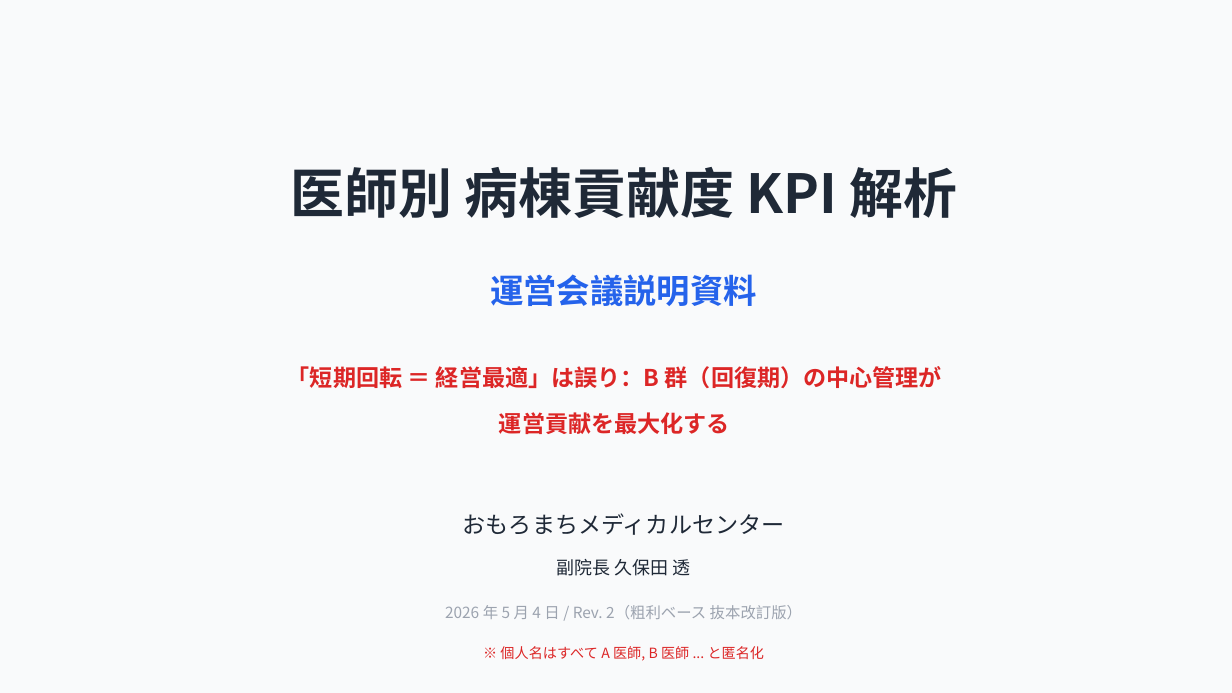
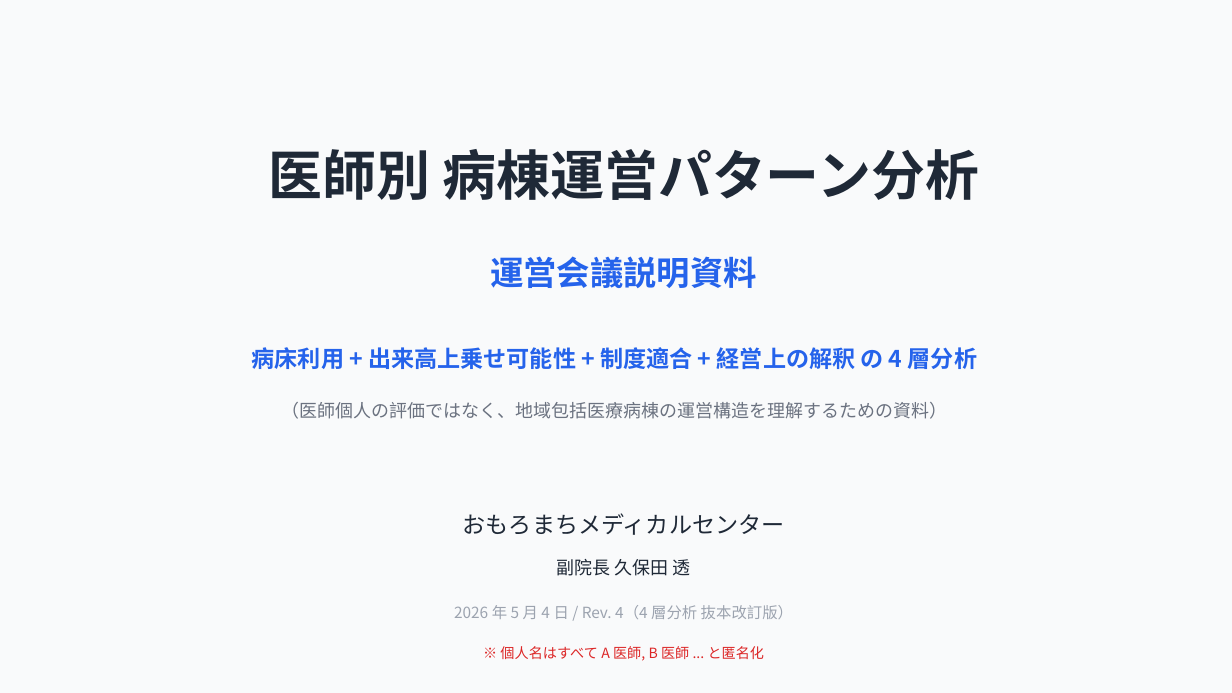
Before and after one commit to torukubota2023/bed-control-simulator, a slide deck: slide 1 of docs/admin/医師別KPI解析_運営会議プレゼン_2026-05-04.pptx. Drawn at 1232x693 pixels with LibreOffice and Linux fonts; fonts in the diff are those of the drawing. Boxes give left, top, right and bottom in pixels: in the first picture for what was removed or moved away, otherwise in the second. Text is boxed around its words. In the diff, an @@ line names an element or a change of style, - is before the commit and + after.

```diff
--- a/docs/admin/医師別KPI解析_運営会議プレゼン_2026-05-04.pptx
+++ b/docs/admin/医師別KPI解析_運営会議プレゼン_2026-05-04.pptx
@@ text at (269, 149, 979, 200): text changed @@
-医師別 病棟貢献度 KPI 解析
+医師別 病棟運営パターン分析
@@ text "運営会議説明資料": place and size @@
-text "運営会議説明資料" at (490, 274, 757, 306)
+text "運営会議説明資料" at (490, 256, 757, 288)
@@ text at (252, 347, 977, 369): text changed; text colour #DC2626 to #2563EB @@
-「短期回転 ＝ 経営最適」は誤り：B 群（回復期）の中心管理が
+病床利用 + 出来高上乗せ可能性 + 制度適合 + 経営上の解釈 の 4 層分析
@@ text at (281, 402, 947, 419): text changed; size 18 to 14 pt; text colour #DC2626 to #6B7280; bold off @@
-運営貢献を最大化する
+（医師個人の評価ではなく、地域包括医療病棟の運営構造を理解するための資料）
@@ text at (454, 605, 793, 619): text changed @@
-2026 年 5 月 4 日 / Rev. 2（粗利ベース 抜本改訂版）
+2026 年 5 月 4 日 / Rev. 4（4 層分析 抜本改訂版）
```
Also in this commit, not shown: 9 other slides changed, 11 slides added, 9 slides removed, 21 other files.
